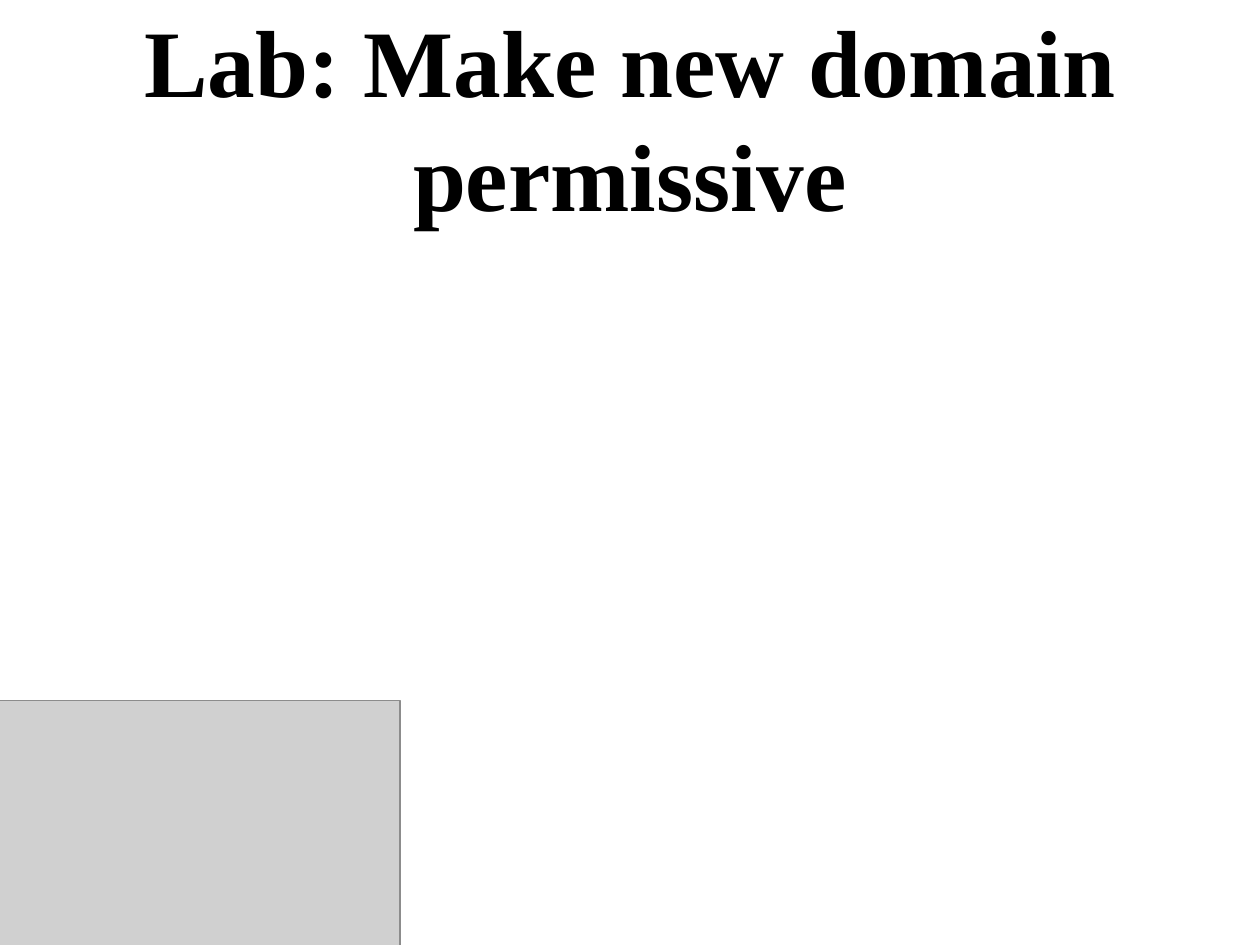
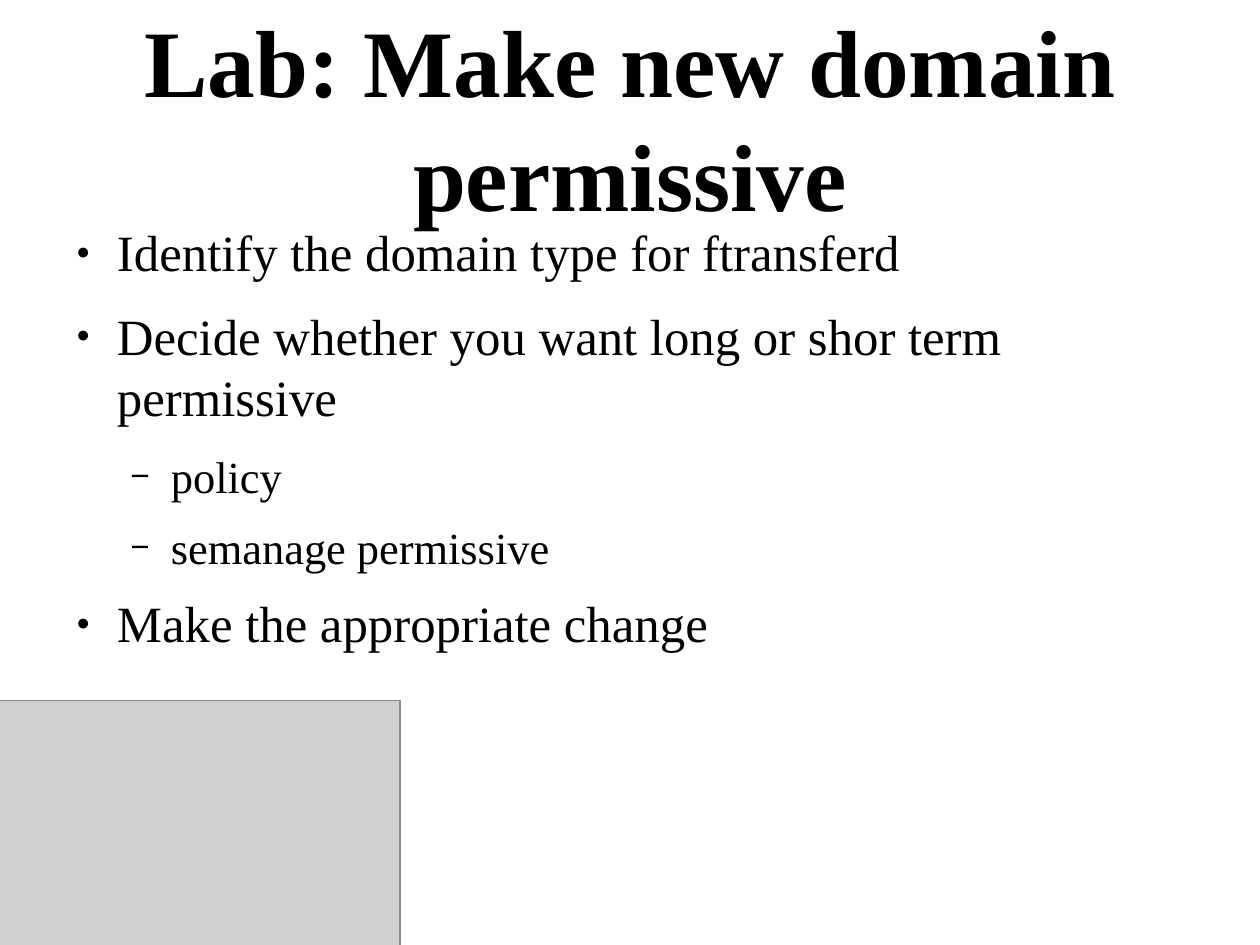
Before and after one commit to dpquigl/demystifying-selinux-part2, a slide deck: slide 69 of demystifying_selinux_part2_OSCON_19JUL2014.odp (slide 64 before the commit). Drawn at 1260x945 pixels with LibreOffice and Linux fonts; fonts in the diff are those of the drawing; grey boxes stand for pictures. Boxes give left, top, right and bottom in pixels: in the first picture for what was removed or moved away, otherwise in the second. Text is boxed around its words. In the diff, an @@ line names an element or a change of style, - is before the commit and + after.

```diff
--- a/demystifying_selinux_part2_OSCON_19JUL2014.odp
+++ b/demystifying_selinux_part2_OSCON_19JUL2014.odp
@@ text added at bbox=[117, 235, 1001, 652], 32 pt, text #000000 @@
+● Identify the domain type for ftransferd
+● Decide whether you want long or shor term permissive
+  − policy
+  − semanage permissive
+● Make the appropriate change
```
Also in this commit, not shown: 4 other slides changed, 5 slides added, 2 other files.
